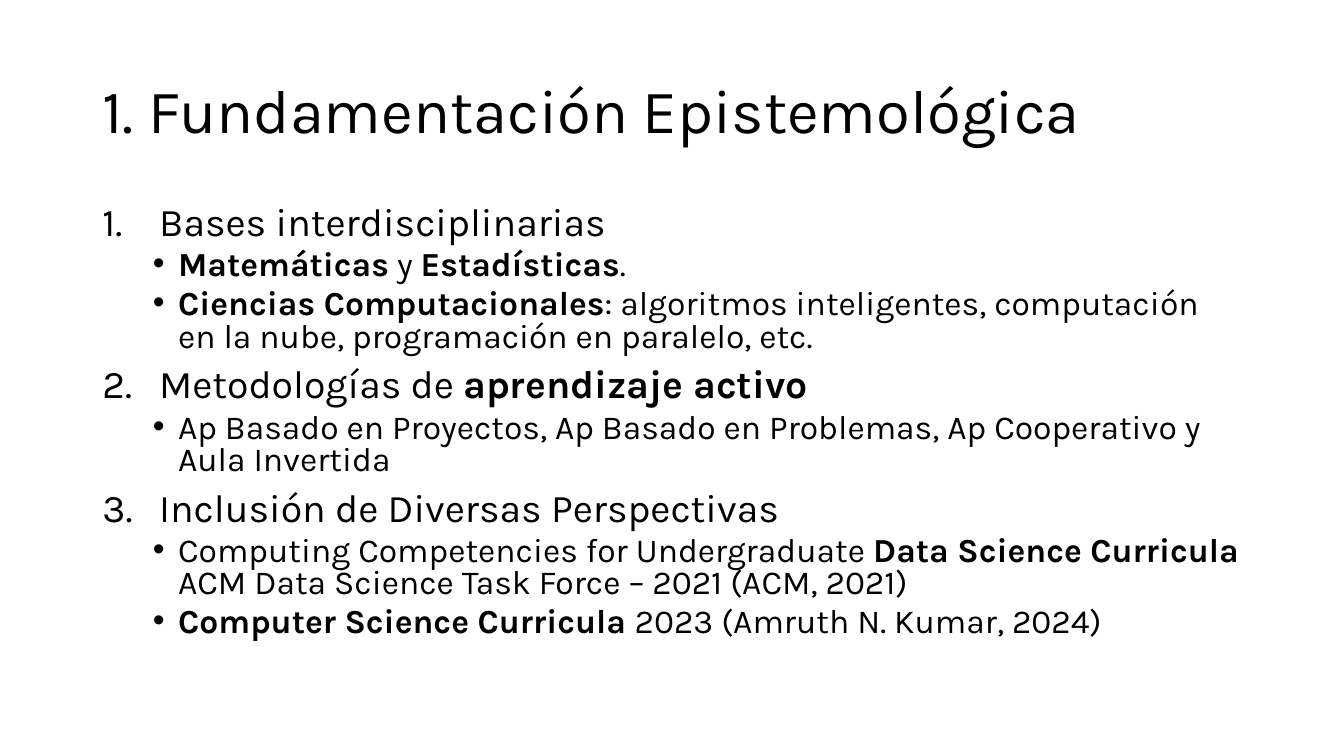
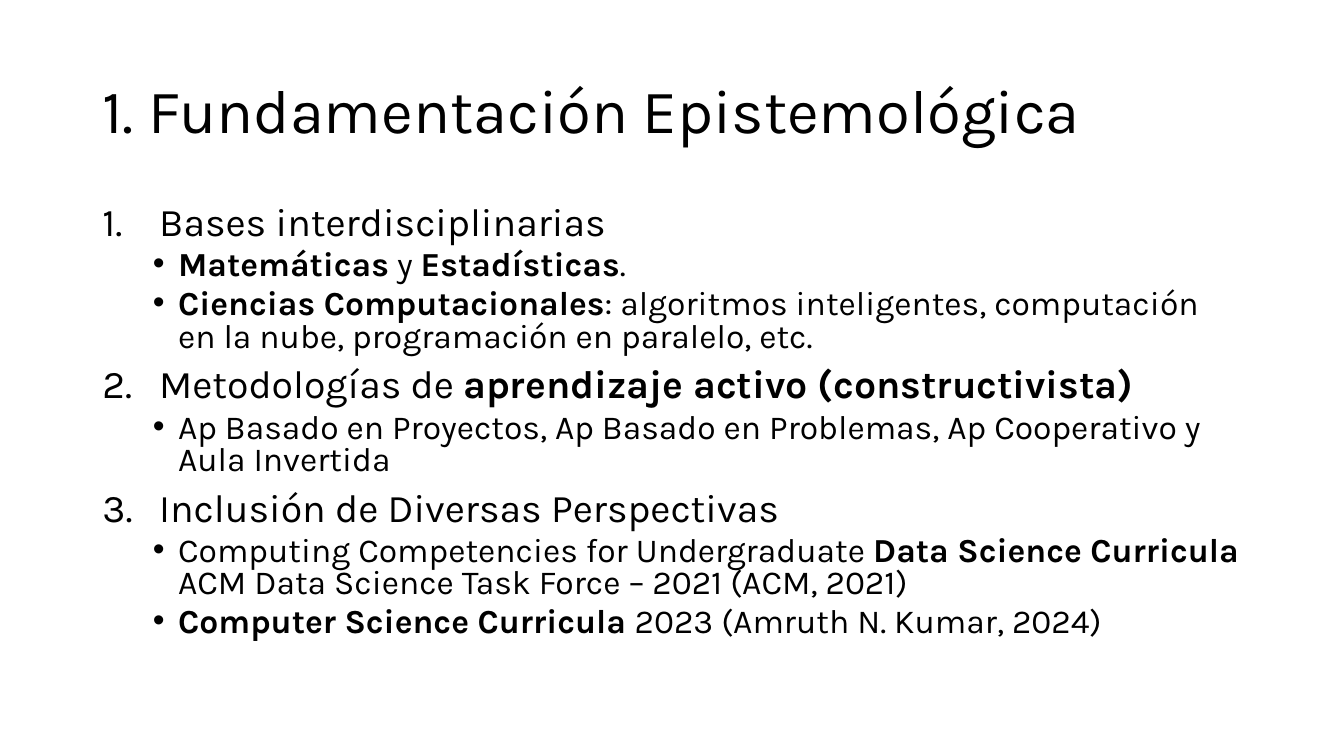
Before and after one commit to aavendan/cdia, a slide deck: slide 2 of 03 Presentación.pptx. Drawn at 1344x756 pixels with LibreOffice and Linux fonts; fonts in the diff are those of the drawing. Boxes give left, top, right and bottom in pixels: in the first picture for what was removed or moved away, otherwise in the second. Text is boxed around its words. In the diff, an @@ line names an element or a change of style, - is before the commit and + after.

```diff
--- a/03 Presentación.pptx
+++ b/03 Presentación.pptx
@@ text at (159,368,1134,408): text changed @@
-2. Metodologías de aprendizaje activo
+2. Metodologías de aprendizaje activo (constructivista)
```
